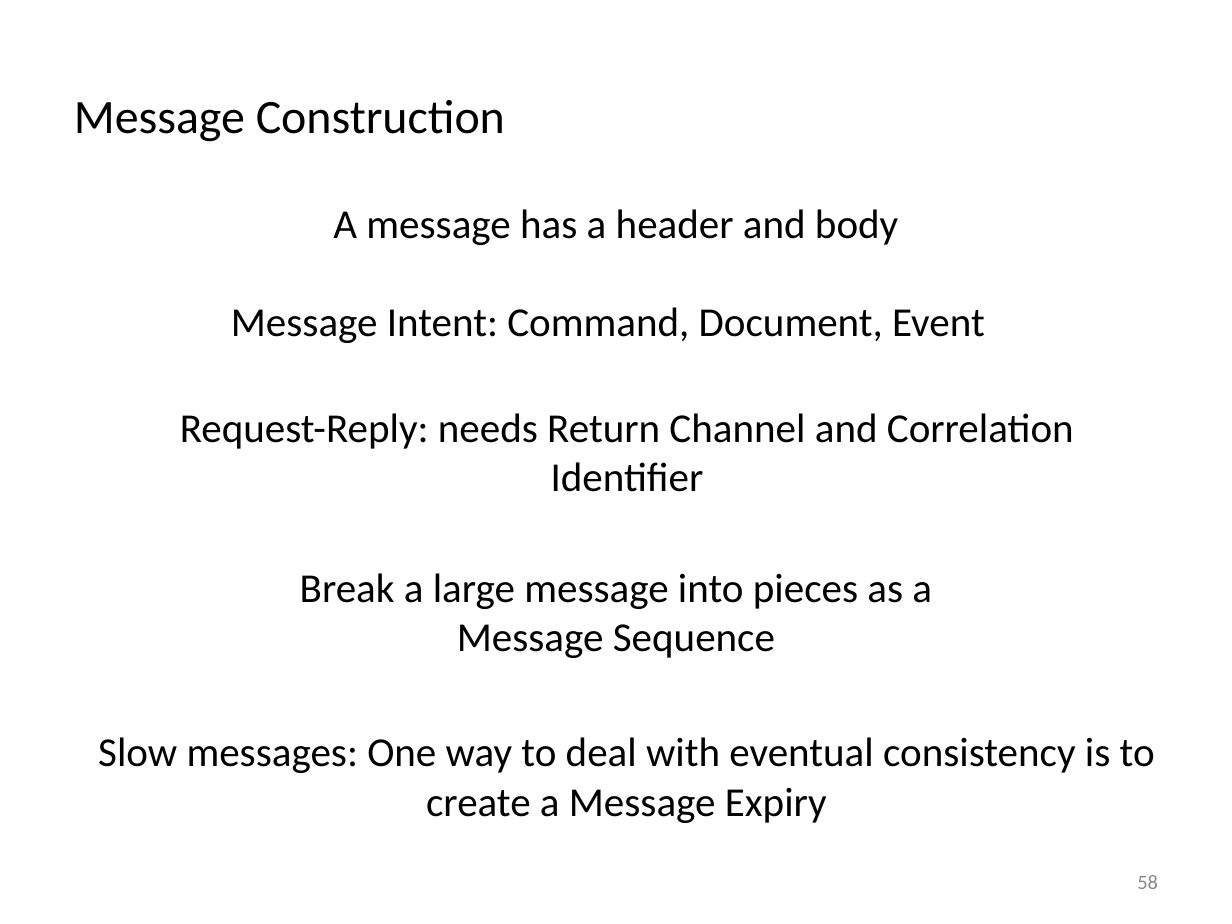
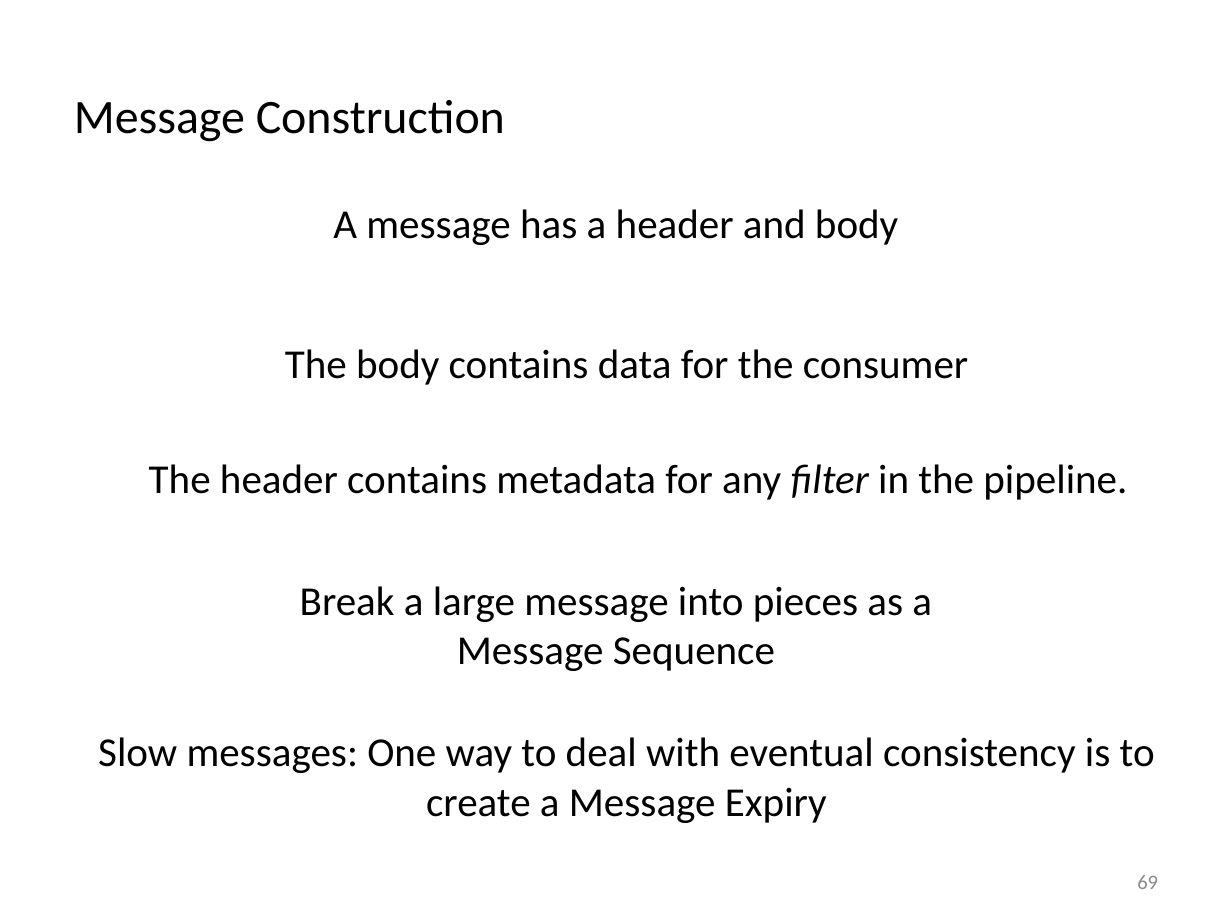
Before and after one commit to iancooper/Presentations, a slide deck: slide 69 of Practical Messaging - Day 1 - New.pptx (slide 58 before the commit). Drawn at 1232x924 pixels with LibreOffice and Linux fonts; fonts in the diff are those of the drawing. Boxes give left, top, right and bottom in pixels: in the first picture for what was removed or moved away, otherwise in the second. Text is boxed around its words. In the diff, an @@ line names an element or a change of style, - is before the commit and + after.

```diff
--- a/Practical Messaging - Day 1 - New.pptx
+++ b/Practical Messaging - Day 1 - New.pptx
@@ text removed at <box>231,307,985,343</box> @@
-Message Intent: Command, Document, Event
@@ text at <box>285,349,968,385</box>: text changed @@
-Request-Reply: needs Return Channel and Correlation Identifier
+The body contains data for the consumer
@@ text added at <box>149,464,1127,500</box>, 24 pt, text #000000 @@
+The header contains metadata for any filter in the pipeline.
@@ text "Break a large message into ...": place and size @@
-text "Break a large message into ..." at <box>300,573,932,658</box>
+text "Break a large message into ..." at <box>300,586,932,671</box>
@@ page number at <box>1137,875,1158,889</box>: text changed @@
-58
+69
```
Also in this commit, not shown: 9 other slides changed, 6 slides added, 7 slides removed.
